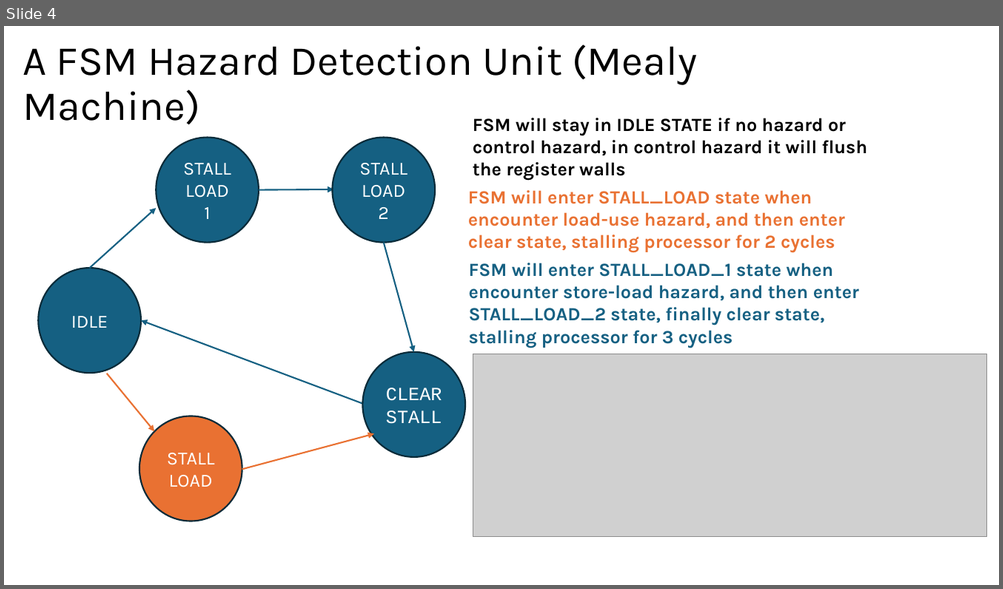
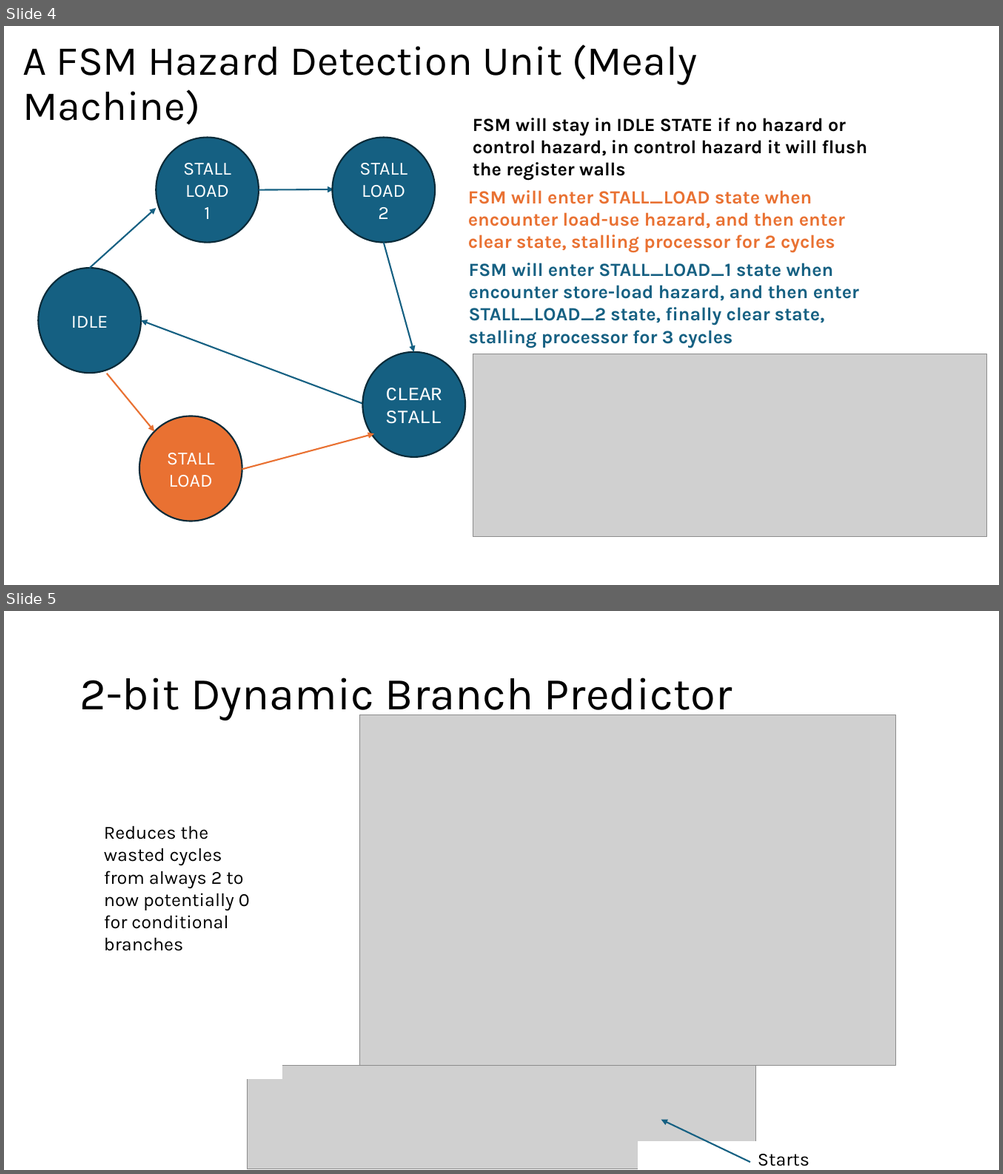
Before and after one commit to StargazerX0/RISC-V-Processor, a slide deck: CG3207 Final Improvement.pptx. Shown one above the other, each under a label of ours: slide 4 before the commit, slides 4 and 5 after it. The pictures are 1003x589 and 1003x1174 pixels, drawn with LibreOffice and Linux fonts; fonts in the diff are those of the drawing; grey boxes stand for pictures. Boxes give left, top, right and bottom in pixels: in the first picture for what was removed or moved away, otherwise in the second. Text is boxed around its words. In the diff, an @@ line names an element or a change of style, - is before the commit and + after.

```diff
--- a/CG3207 Final Improvement.pptx
+++ b/CG3207 Final Improvement.pptx
@@ slide 5 added at box(4, 611, 999, 1170), background #FFFFFF @@
@@ title added at box(79, 678, 732, 721), 44 pt, text #000000 @@
+2-bit Dynamic Branch Predictor
@@ picture added at box(360, 715, 896, 1066) @@
@@ text added at box(104, 826, 250, 951), 18 pt, text #000000 @@
+Reduces the wasted cycles from always 2 to now potentially 0 for conditional branches
@@ rectangle added at box(220, 1053, 282, 1079), fill #FFFFFF, outline #FFFFFF 1.5 pt @@
@@ picture added at box(247, 1066, 755, 1170) @@
@@ arrow added from (750, 1162) to (661, 1120), #156082 1.5 pt @@
@@ rectangle added at box(638, 1143, 762, 1169), fill #FFFFFF, outline #FFFFFF 1.5 pt @@
@@ text added at box(757, 1154, 809, 1167), 18 pt, text #000000 @@
+Starts here
```
